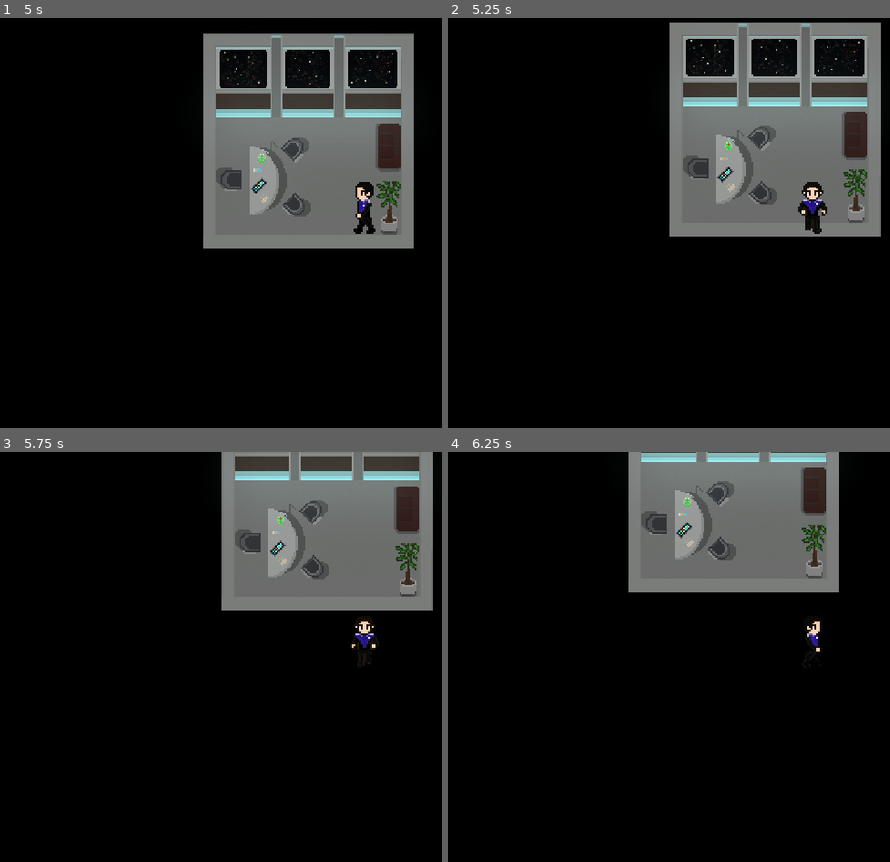
Above: before the commit, frames 1-4 (two rows, left to right).
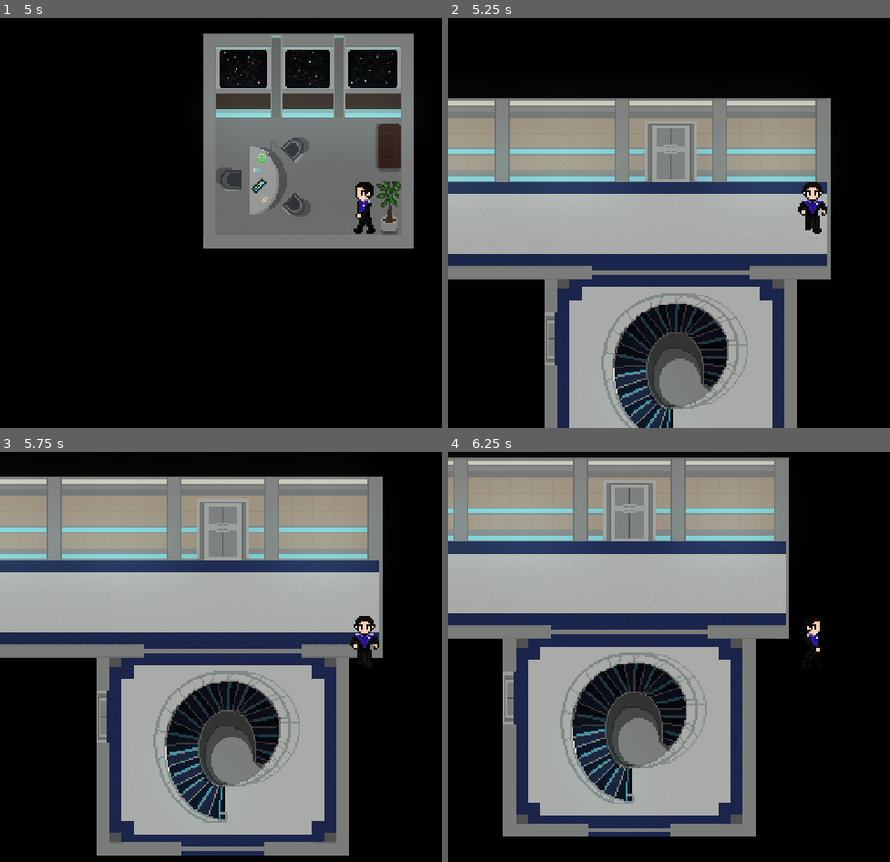
Above: after the commit, the same moments.

Repository: Elyse22/TheOrville
Game: Godot game, scene res://Captains Office.tscn
Same seed, same stepped clock (60 frames per second), same inputs: the game is played once before the commit and once after it. This scene is started directly instead of the project's main scene.
Inputs:
- Up to frame 1 (5 s): tap Enter at 0.5 s; hold D (ui_right) 0.53-1.28 s; hold S (ui_down) 1.28-2.03 s; hold D (ui_right) 2.03-2.78 s; hold W (ui_up) 2.78-3.53 s; hold A (ui_left) from 3.53 s (still down)
- Up to frame 2 (5.25 s): release A (ui_left) at 5.03 s; hold S (ui_down) from 5.03 s (still down)
- Up to frame 3 (5.75 s): keep holding S (ui_down)
- Up to frame 4 (6.25 s): release S (ui_down) at 5.78 s; hold D (ui_right) from 5.78 s (still down)

Frame 1 is identical in both runs. In frame 2, 64% of the frame differs, in the area x 0-98%, y 1-100%; in frame 3, 67%, in the area x 0-98%, y 0-99%; in frame 4, 62%.

Commit message:
Added missing pngs

Diff:
--- a/Orville/Captains Office.tscn
+++ b/Orville/Captains Office.tscn
@@ -15,5 +15,5 @@
 
 [node name="Portal" parent="." instance=ExtResource( 3 )]
 position = Vector2( -108.138, 14.5953 )
-next_scene_path = "res://DeckA.tscn"
+next_scene_path = "res://Deck A.tscn"
 player_spawn_location = Vector2( 116, 67 )
Binary file added: Orville/Sets/Bridge.png
Binary file added: Orville/Sets/Deck A.png
